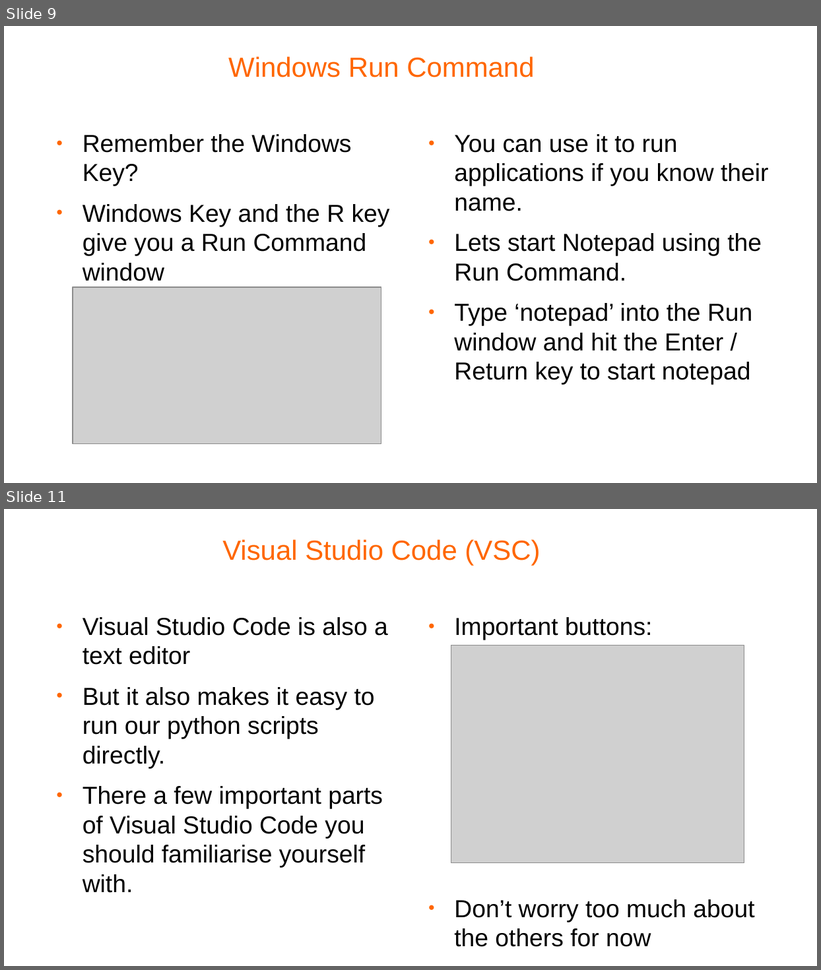
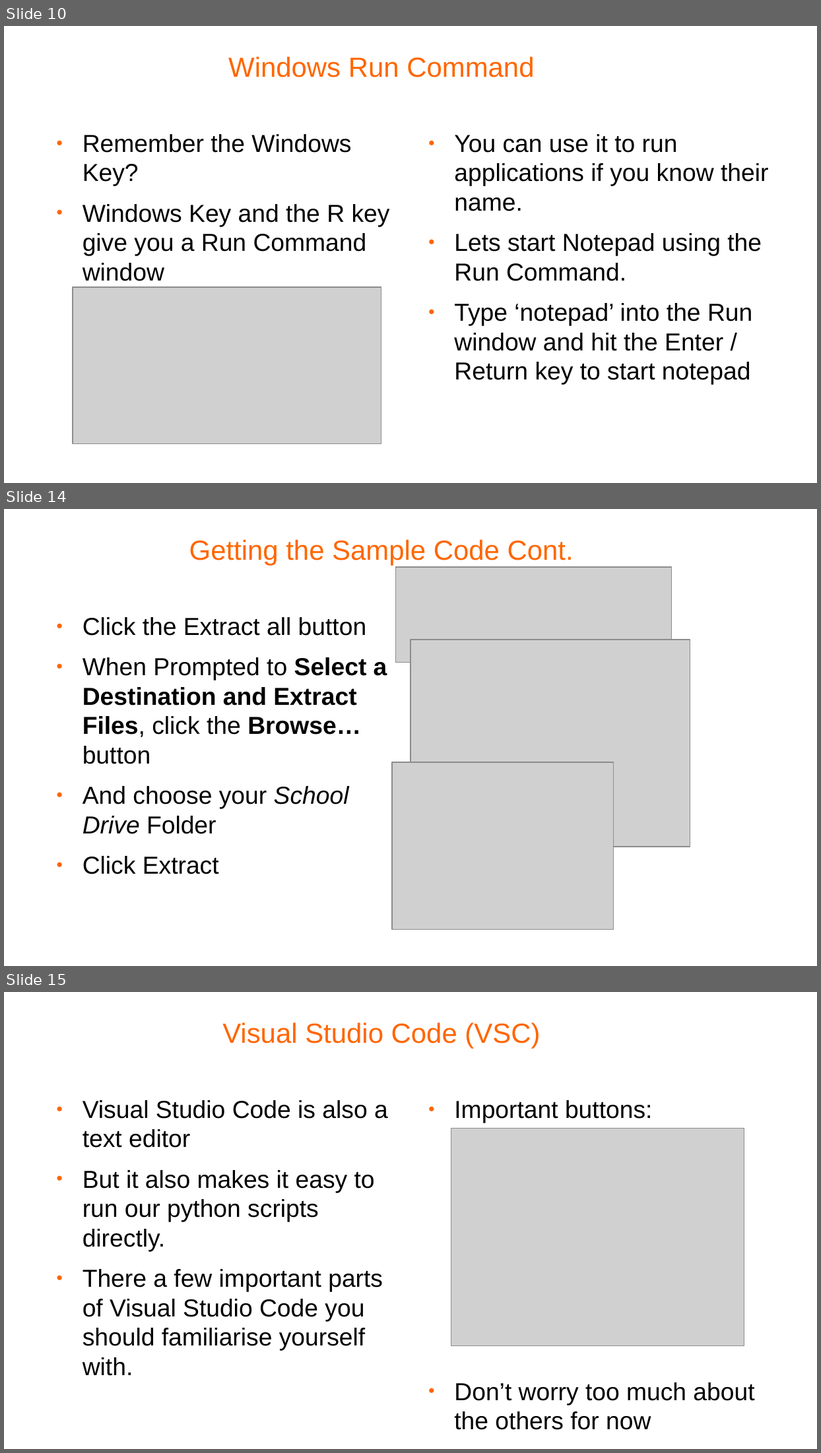
Before and after one commit to pellcorp/coding, a slide deck: docs/windows fundamentals.odp. Shown one above the other, each under a label of ours: slides 9 and 11 before the commit, slides 10, 14 and 15 after it; the slides between them are not shown. The pictures are 821x970 and 821x1453 pixels, drawn with LibreOffice and Linux fonts; fonts in the diff are those of the drawing; grey boxes stand for pictures; background and template pictures are left out. Boxes give left, top, right and bottom in pixels: in the first picture for what was removed or moved away, otherwise in the second. Text is boxed around its words. In the diff, an @@ line names an element or a change of style, - is before the commit and + after.

```diff
--- a/docs/windows fundamentals.odp
+++ b/docs/windows fundamentals.odp
@@ slide 14 added at (4,509,817,966), background #FFFFFF @@
@@ title added at (189,539,574,565), 27 pt, text #FF6600 @@
+Getting the Sample Code Cont.
@@ picture added at (396,567,672,663) @@
@@ text added at (83,617,387,875), 24 pt, text #000000 @@
+● Click the Extract all button
+● When Prompted to Select a Destination and Extract Files, click the Browse… button
+● And choose your School Drive Folder
+● Click Extract
@@ picture added at (411,640,690,847) @@
@@ picture added at (392,763,614,930) @@
@@ what was slide 9 is now slide 10 @@
@@ what was slide 11 is now slide 15 @@
```
Also in this commit, not shown: 2 slides changed, 4 other slides added, 4 other files.
